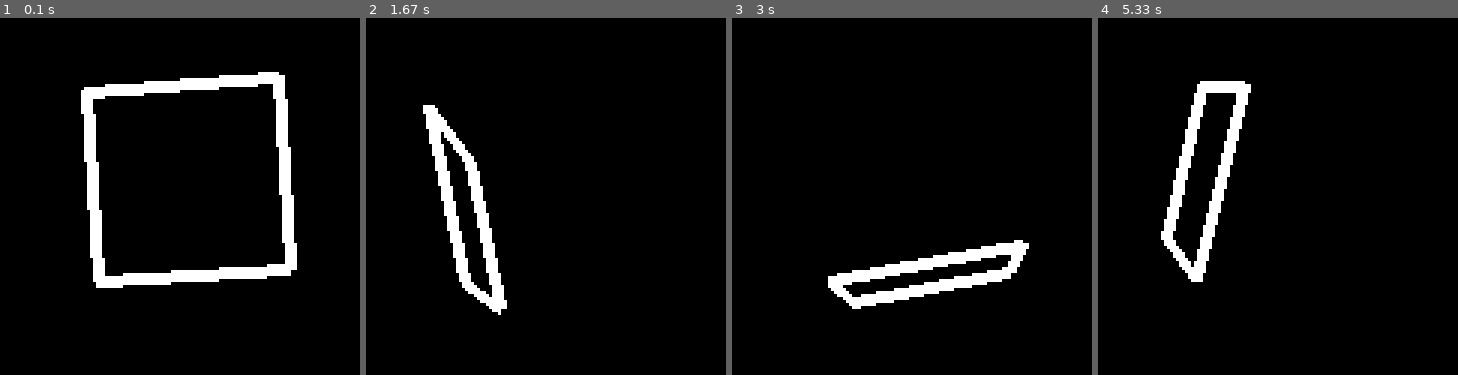
Above: before the commit, frames 1-4 (left to right).
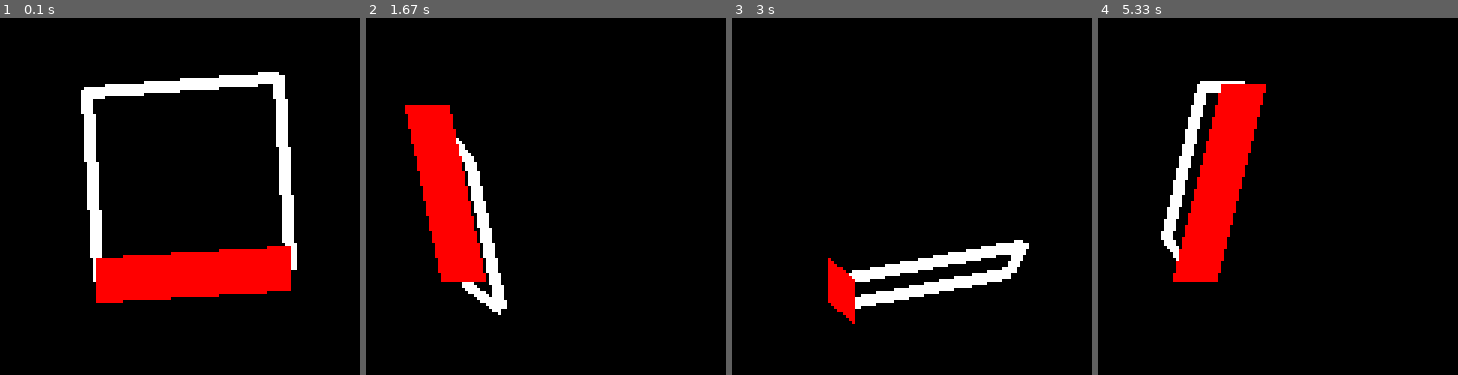
Above: after the commit, the same moments.

Repository: ogu83/pyrubicscube
Game: pygame game, started from pyrubicscube.py
Same seed, same stepped clock (60 frames per second), same inputs: the game is played once before the commit and once after it.
Inputs:
- Up to frame 1 (0.1 s): no input
- Up to frame 2 (1.67 s): no input
- Up to frame 3 (3 s): no input
- Up to frame 4 (5.33 s): no input

The runs differ from the first frame. In frame 1, 6.8% of the frame differs, in the area x 26-81%, y 63-80%; in frame 2, 6.2%; in frame 3, 0.9%; in frame 4, 6.9%, in the area x 20-47%, y 18-74%.

Commit message:
buggy fill rect

Diff:
--- a/Colors3D.py
+++ b/Colors3D.py
@@ -4,3 +4,5 @@
 GREEN = (0,255,0)
 BLUE = (0,0,255)
 YELLOW = (255,255,0)
+DARK_BLUE = (0,0,128)
+PINK = (255,200,200)
--- a/Rect3D.py
+++ b/Rect3D.py
@@ -1,6 +1,8 @@
 from Colors3D import *
 from Point3D import Point3D
 from Line3D import Line3D
+
+import pygame
 
 class Rect3D:
 
@@ -36,10 +38,9 @@
         return self
 
     def project(self, win_width, win_height, fov, viewer_distance):
-        return (self.l1.project(win_width, win_height, fov, viewer_distance),
-                self.l2.project(win_width, win_height, fov, viewer_distance),
-                self.l3.project(win_width, win_height, fov, viewer_distance),
-                self.l4.project(win_width, win_height, fov, viewer_distance)
+        return (self.l1.p1.project(win_width, win_height, fov, viewer_distance),
+                self.l1.p2.project(win_width, win_height, fov, viewer_distance),
+                self.l3.p1.project(win_width, win_height, fov, viewer_distance)
                 )
 
     def draw(self, screen, fov, viewer_distance):
@@ -52,3 +53,13 @@
         self.l4.draw(screen, fov, viewer_distance)
 
         #DRAW RECTANGLE FILL
+        p_p1, p_p2, p_p3 = self.l1.p1, self.l1.p2, self.l2.p2
+        fill_line = Line3D(p_p1, p_p2, self.fill_color, 15)
+        fill_line.draw(screen, fov, viewer_distance)
+        #p_p1 = self.l1.p1
+        #p_p2 = self.l1.p2
+        #p_p3 = self.l3.p1
+        #rect_width = p_p2.x - p_p1.x
+        #rect_height = p_p3.y - p_p2.y
+        #rect = (p_p1.x, p_p1.y, rect_width, rect_height)
+        #pygame.draw.rect(screen, self.fill_color, rect, self.thickness)
